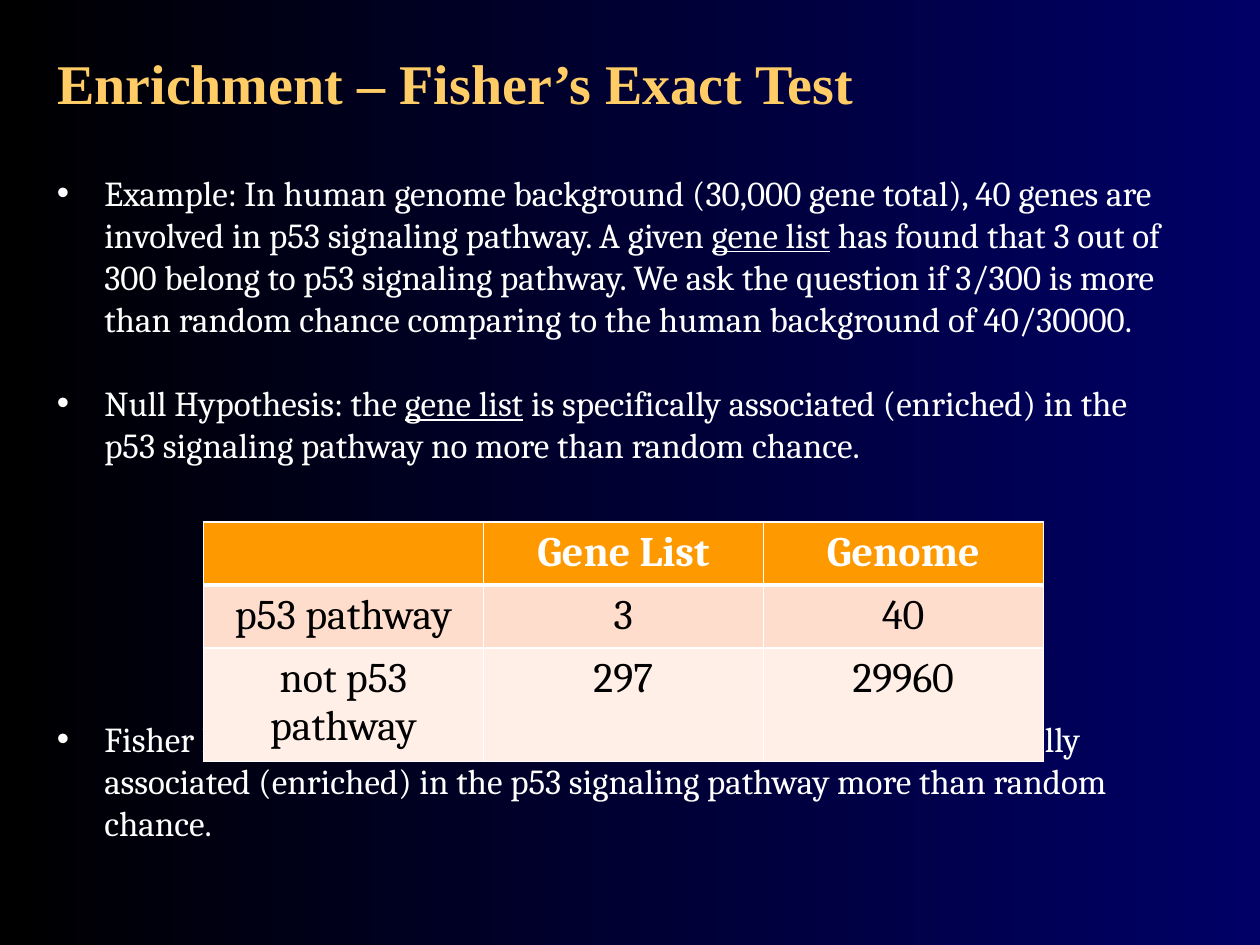
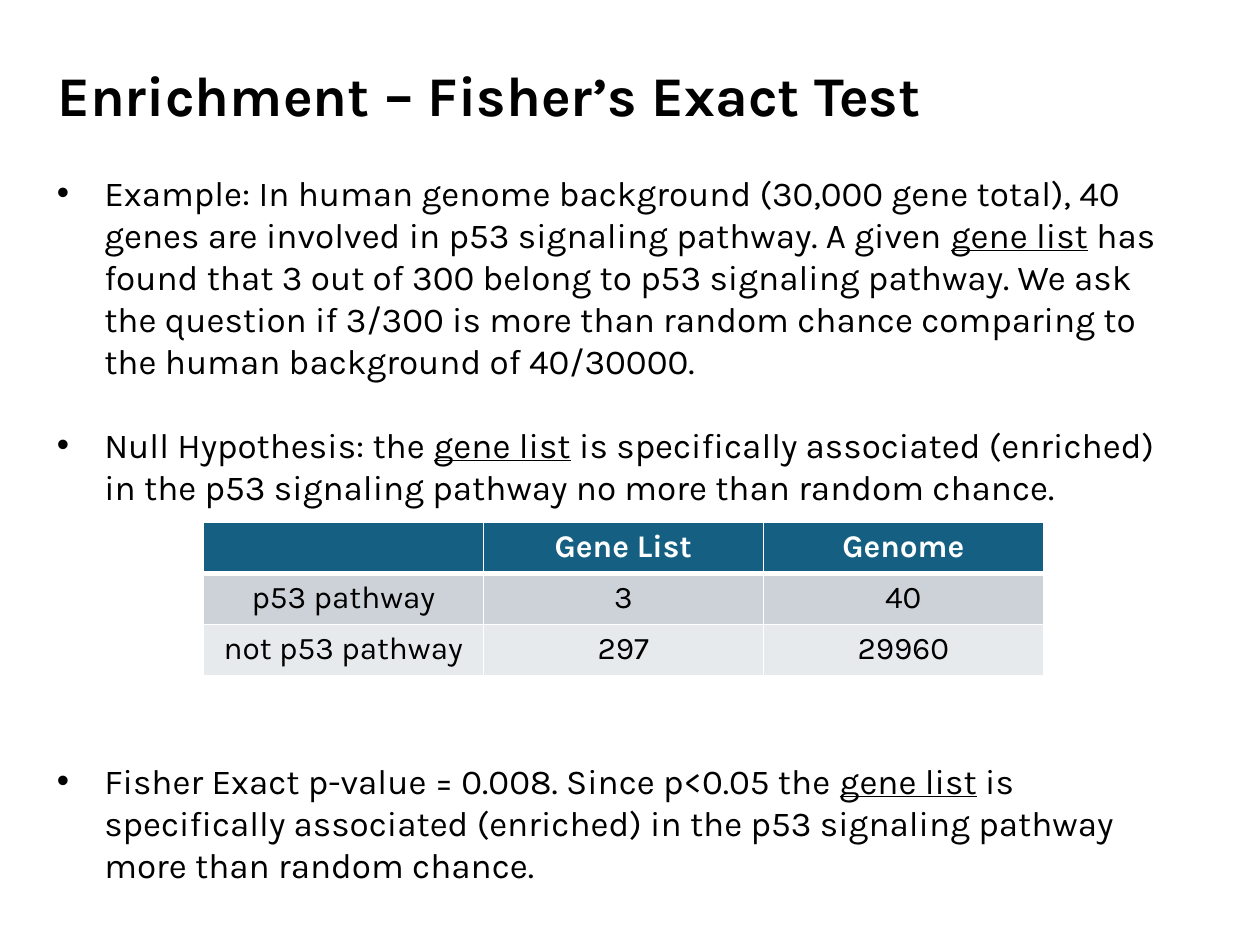
Before and after one commit to agmcarthur/Biochem-3BP3, a slide deck: slide 27 of Lectures/Lecture 4 - Beyond the Gene.pptx. Drawn at 1260x945 pixels with LibreOffice and Linux fonts; fonts in the diff are those of the drawing. Boxes give left, top, right and bottom in pixels: in the first picture for what was removed or moved away, otherwise in the second. Text is boxed around its words. In the diff, an @@ line names an element or a change of style, - is before the commit and + after.

```diff
--- a/Lectures/Lecture 4 - Beyond the Gene.pptx
+++ b/Lectures/Lecture 4 - Beyond the Gene.pptx
@@ background gradient #000000 to #000066 to #FFFFFF @@
@@ title "Enrichment – Fisher’s Exact Test" at (57, 76, 920, 117): font Times New Roman to Karla, text colour #FFCC66 to #000000; line spacing 1 to 0.9; vertical alignment middle to bottom @@
@@ text "Example: In human genome background ..." at (104, 180, 1155, 879): font Cambria to Karla, text colour #FFFFFF to #000000 @@
@@ table at (203, 522, 1042, 675) @@
@@ fill #FF9900 to #156082 in row 1 @@
@@ fill #FFDECC to #CCD2D8 in row 2 @@
@@ fill #FFEFE7 to #E8EAED in row 3 @@
@@ size 24 to 18 pt, font Cambria to Karla @@
```
Also in this commit, not shown: 29 other slides changed, 13 other files.
